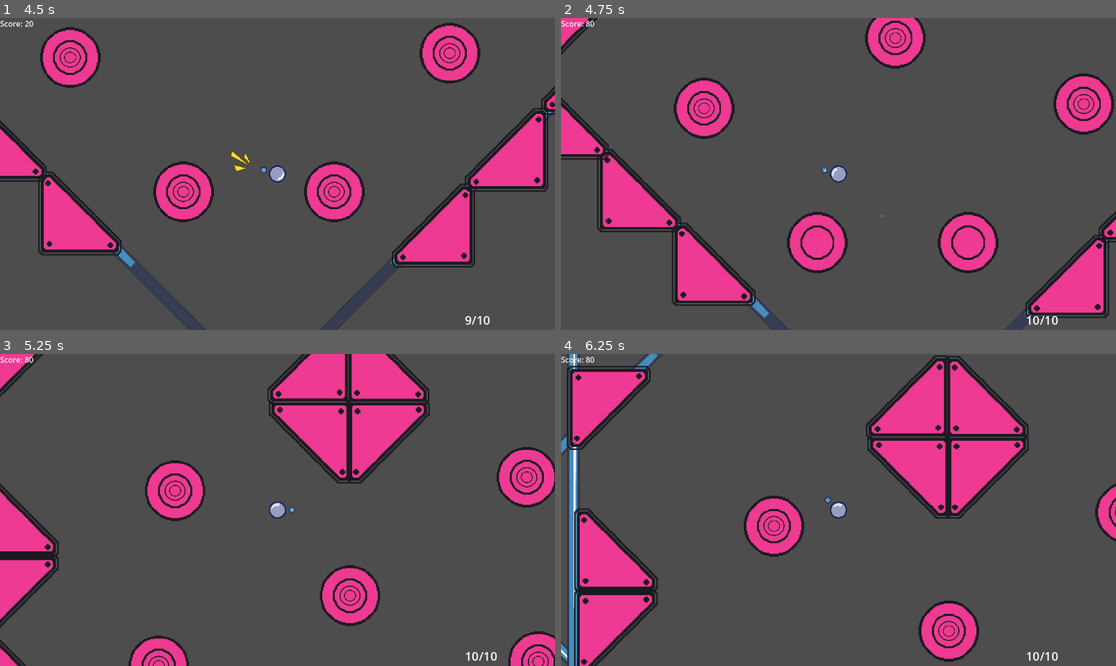
Above: before the commit, frames 1-4 (two rows, left to right).
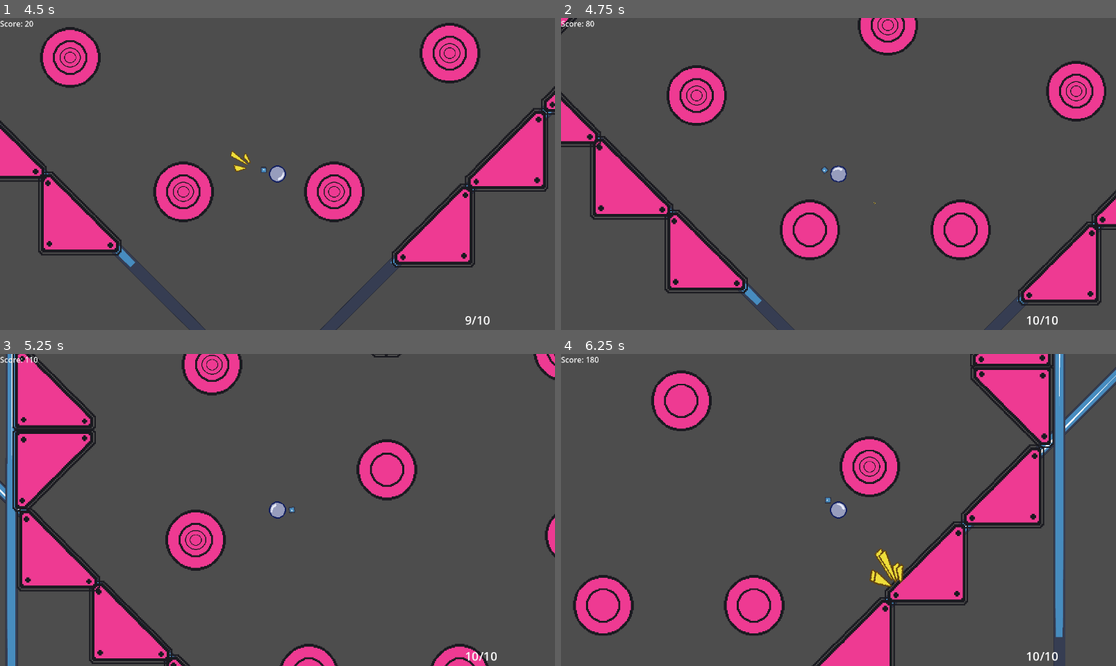
Above: after the commit, the same moments.

Repository: HjalteTagmose/Winball
Game: Godot game, scene res://scenes/main.tscn
Two runs of this game, one before a commit and one after it. Both use one fixed random seed, a clock stepped at 60 frames per second and the inputs below. The engine's default icon, where the game draws it, is replaced by a stand-in: a white triangle on a blue panel in a dark square.
Inputs (mouse positions are in pixels of both pictures, inside the frame that each line leads up to):
- Up to frame 1 (4.5 s): tap Enter (ui_accept) at 0.5, 0.77, 1.52, 3.02, 3.77 s; move the mouse to (510, 320) at 0.52 s; tap S (aim_down) at 0.6 s; move the mouse to (49, 27) at 1.27 s; tap A (aim_left) at 1.35 s; move the mouse to (333, 105) at 2.02 s; tap D (aim_right) at 2.1 s; move the mouse to (249, 236) at 2.77 s; tap W (aim_up) at 2.85 s; move the mouse to (444, 220) at 3.52 s; tap P (force_gameover) at 3.6 s; tap R (restart_game) at 4.25 s; move the mouse to (111, 127) at 4.27 s; tap Space (launch) at 4.35 s
- Up to frame 2 (4.75 s): tap Enter (ui_accept) at 4.52 s
- Up to frame 3 (5.25 s): move the mouse to (305, 510) at 5.02 s; tap S (aim_down) at 5.1 s
- Up to frame 4 (6.25 s): move the mouse to (755, 432) at 5.77 s; tap A (aim_left) at 5.85 s; tap Enter (ui_accept) at 6.02 s

Frame 1 is identical in both runs. In frame 2, 14% of the frame differs, in the area x 0-100%, y 0-100%; in frame 3, 31%; in frame 4, 37%.

Commit message:
Adding physicsMat to AmmoBumper

Diff:
--- a/prefabs/Room props/ammo_bumper.tscn
+++ b/prefabs/Room props/ammo_bumper.tscn
@@ -1,11 +1,9 @@
 [gd_scene load_steps=6 format=3 uid="uid://bgq8uyrtdjs4b"]
 
 [ext_resource type="Script" uid="uid://hs0iqsrumsxw" path="res://scripts/Map props/ammoBumper.gd" id="1_51v4h"]
+[ext_resource type="PhysicsMaterial" uid="uid://h2b3l4uf0q5p" path="res://Material/Physic/BasicBumper.tres" id="1_co61t"]
 [ext_resource type="PackedScene" uid="uid://d2nlkgcw21uwb" path="res://art/Particles/test_particles.tscn" id="2_co61t"]
 [ext_resource type="Texture2D" uid="uid://drg8puls0marl" path="res://art/ph_bumper_2.png" id="2_et802"]
-
-[sub_resource type="PhysicsMaterial" id="PhysicsMaterial_gbh0v"]
-bounce = 0.5
 
 [sub_resource type="CircleShape2D" id="CircleShape2D_nb1wl"]
 radius = 33.0606
@@ -14,7 +12,7 @@
 scale = Vector2(2, 2)
 collision_layer = 4
 collision_mask = 2
-physics_material_override = SubResource("PhysicsMaterial_gbh0v")
+physics_material_override = ExtResource("1_co61t")
 script = ExtResource("1_51v4h")
 extraVisual = NodePath("Sprite2D/Sprite2D")
 Power = 40.0
